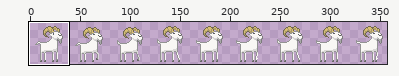
A sprite sheet gets an edit: Unity/Assets/Dev/Art/Sprite/Animal/Goat/Animal_Goat_Idle_01_Right.png. The picture above shows the old version from afar; the outline marks the close-up.
Close-up. First the earlier version:
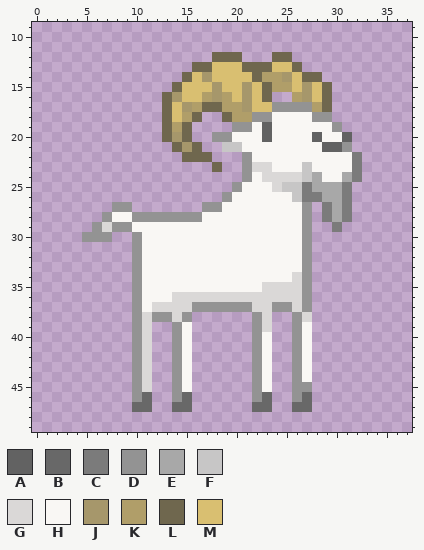
The file is 360x50 pixels. Pixels under 10% opacity are left out. Colours within 5 levels of each other are drawn and written as one. Shown: x 0..37, y 9..49. The wide view leaves out empty margins. The commit also changed other parts of the picture, which this record leaves out.
Palette (. is transparent): A #626262  B #686868  C #7b7b7b  D #939393  E #a8a8a8  F #c7c6c6  G #dad8d7  H #f9f7f4  J #a6976b  K #b09e69  L #6f674e  M #d9bf71
New version:
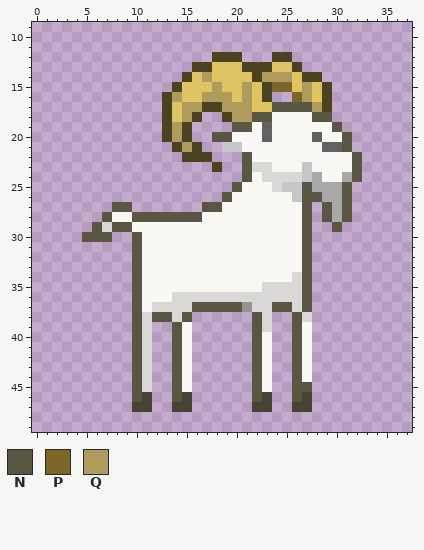
Colours new in this view: N #595644  P #796628  Q #ae9b5d
Change:
Colour B changes from #686868 to #474434.
Colour L changes from #6f674e to #4b4222.
Colour M changes from #d9bf71 to #e0c463.
Colour A becomes colour N in row 20 at x 31.
Colour C becomes colour N in rows 22 to 24 at x 32; in row 25 at x 27 and 31; in row 26 at x 27 to 28 and 31; in rows 27 to 28 at x 29 and 31; in row 29 at x 30.
Colour D becomes colour N in row 17 at x 24 to 27; in row 18 at x 22 to 23 and 28 to 29; in row 19 at x 20 to 21 and 30; in row 20 at x 18 to 19; in row 21 at x 31; in rows 22 to 24 at x 21.
Colour D becomes colour N in row 25 at x 20; in row 26 at x 19; in row 27 at x 8 to 9, 17 to 18 and 27; in row 28 at x 7, 10 to 16 and 27; in row 29 at x 6, 8 to 9 and 27; in row 30 at x 5 to 7, 10 and 27.
Colour D becomes colour N in rows 31 to 36 at x 10 and 27; in row 37 at x 10, 16 to 20, 24 to 25 and 27; in row 38 at x 10, 12 to 13, 15, 22 and 26; in rows 39 to 44 at x 10, 14, 22 and 26; in row 45 at x 10, 14, 22 and 26 to 27; in row 46 at x 10, 14, 22 and 26.
Colour K becomes colour P in row 15 at x 24 to 25; in row 16 at x 26.
Colour J becomes colour Q in row 14 at x 17 and 25; in row 15 at x 18, 21 and 27; in row 16 at x 14, 18, 21 and 27; in row 17 at x 15 and 21; in row 20 at x 14; in row 21 at x 15.
Colour K becomes colour Q in row 14 at x 23 to 24; in row 16 at x 17 and 19; in row 17 at x 16, 19 to 20 and 28; in row 18 at x 15 and 20 to 21; in row 19 at x 14.
Changed places in both close-ups, as pixel boxes (x1, y1, x2, y2):
changed: (82, 52, 362, 412)
